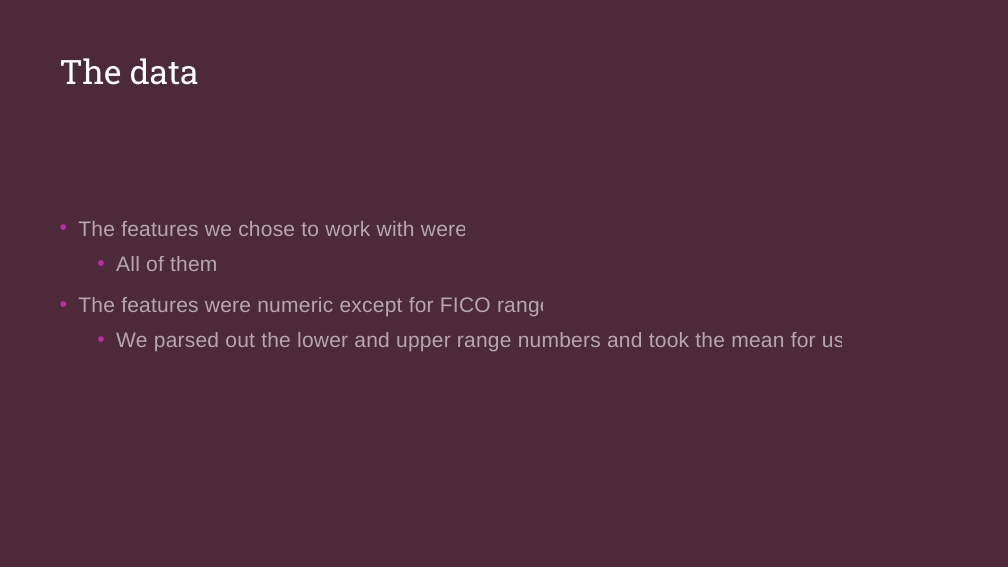
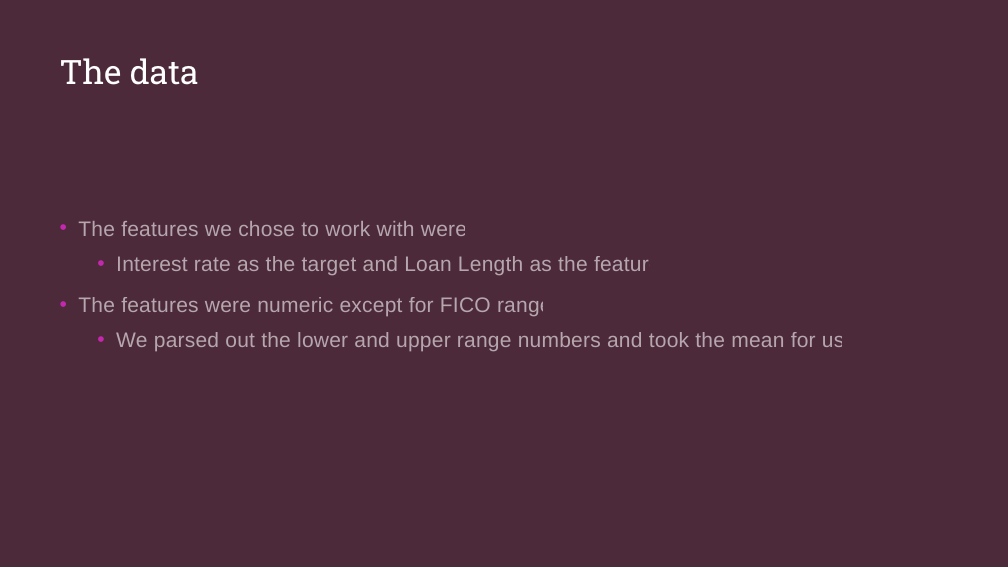
Before and after one commit to DocYoungblood/linear_regression_case_study, a slide deck: slide 3 of Banking_EDA_Skeleton.pptx. Drawn at 1008x567 pixels with LibreOffice and Linux fonts; fonts in the diff are those of the drawing. Boxes give left, top, right and bottom in pixels: in the first picture for what was removed or moved away, otherwise in the second. Text is boxed around its words. In the diff, an @@ line names an element or a change of style, - is before the commit and + after.

```diff
--- a/Banking_EDA_Skeleton.pptx
+++ b/Banking_EDA_Skeleton.pptx
@@ text at [116,256,661,276]: text changed @@
-  • All of them
+  • Interest rate as the target and Loan Length as the feature
```
Also in this commit, not shown: 1 other slide changed.
